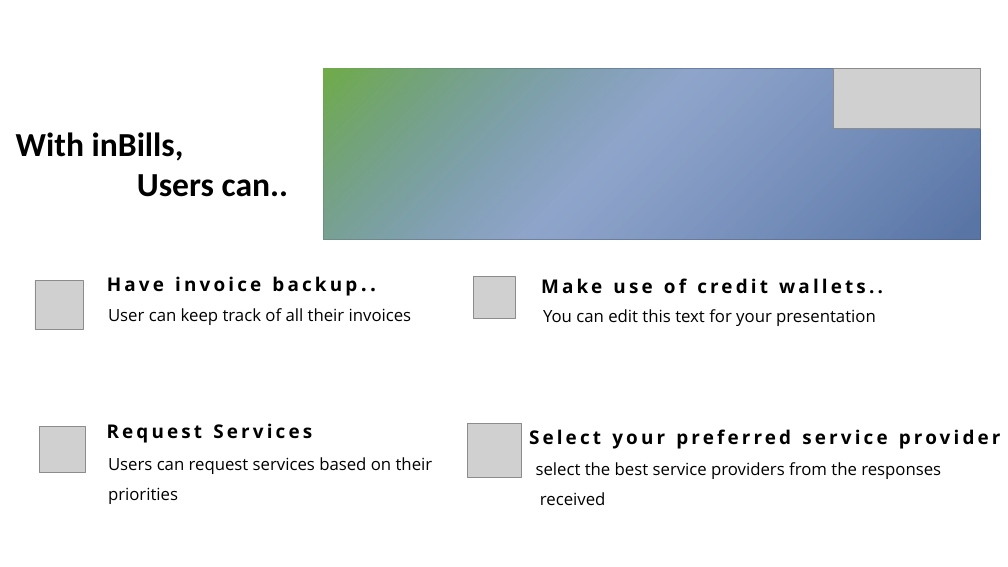
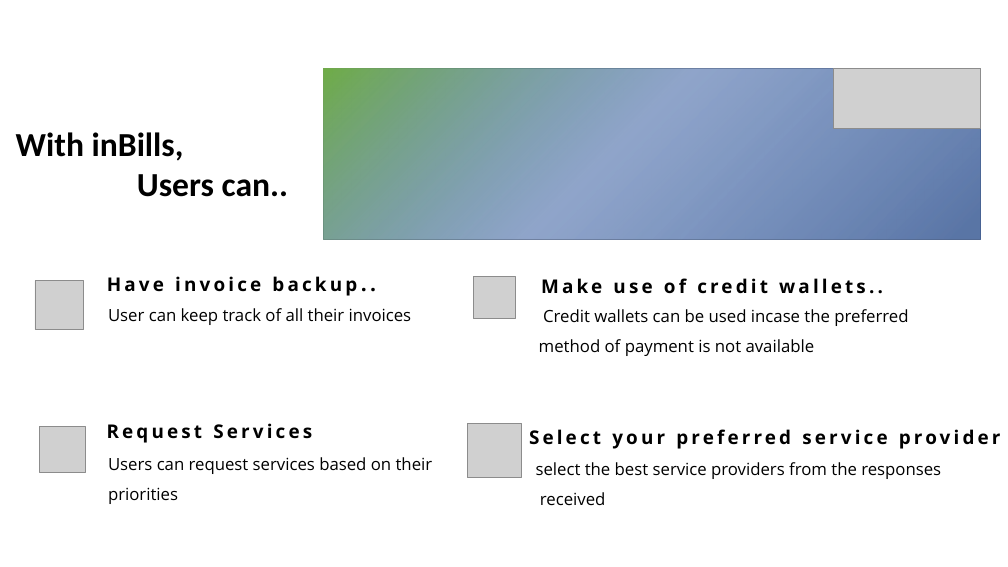
Before and after one commit to Swarnesh2003/inBills, a slide deck: slide 5 of Project proposal.pptx. Drawn at 1008x567 pixels with LibreOffice and Linux fonts; fonts in the diff are those of the drawing; grey boxes stand for pictures. Boxes give left, top, right and bottom in pixels: in the first picture for what was removed or moved away, otherwise in the second. Text is boxed around its words. In the diff, an @@ line names an element or a change of style, - is before the commit and + after.

```diff
--- a/Project proposal.pptx
+++ b/Project proposal.pptx
@@ text at [539,309,908,356]: text changed @@
-You can edit this text for your presentation
+Credit wallets can be used incase the preferred method of payment is not available
```
Also in this commit, not shown: 2 other slides changed.
